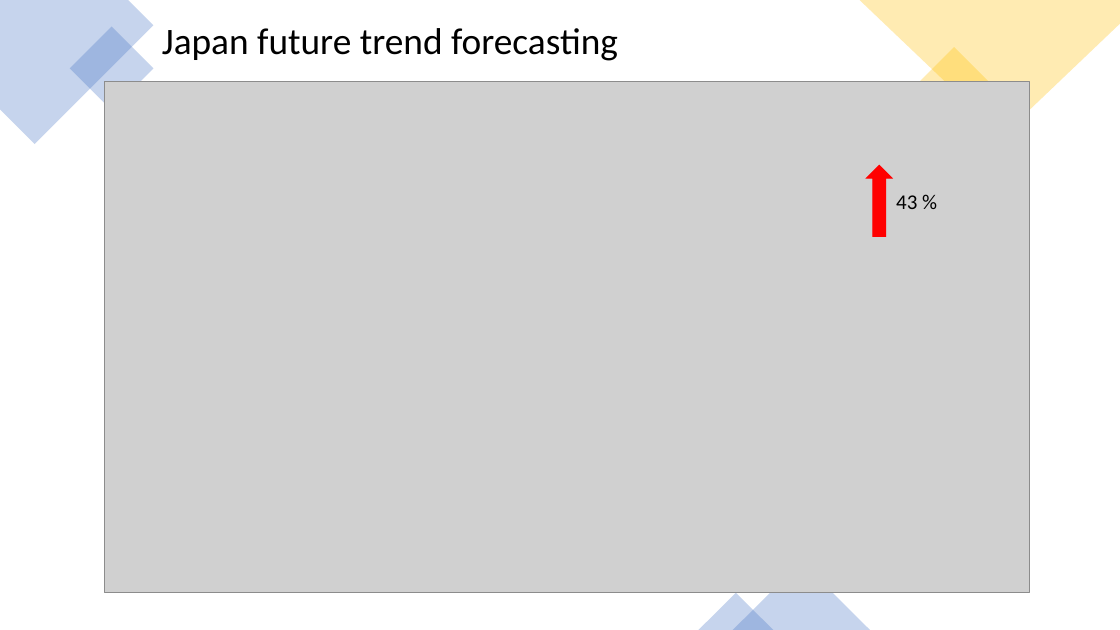
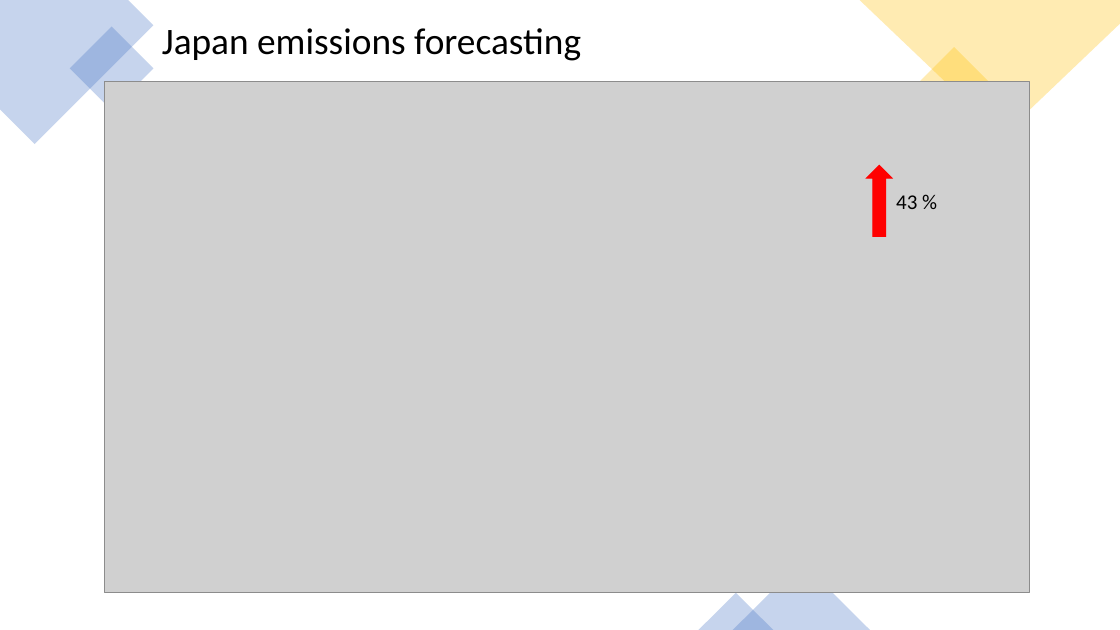
Before and after one commit to danilogiarlini/Global-CO2-Emission-Forecasting, a slide deck: slide 10 of Visualization/GlobalCO2Emission.pptx. Drawn at 1120x630 pixels with LibreOffice and Linux fonts; fonts in the diff are those of the drawing; grey boxes stand for pictures. Boxes give left, top, right and bottom in pixels: in the first picture for what was removed or moved away, otherwise in the second. Text is boxed around its words. In the diff, an @@ line names an element or a change of style, - is before the commit and + after.

```diff
--- a/Visualization/GlobalCO2Emission.pptx
+++ b/Visualization/GlobalCO2Emission.pptx
@@ text at [162,28,581,61]: text changed @@
-Japan future trend forecasting
+Japan emissions forecasting
```
Also in this commit, not shown: 6 other slides changed.
